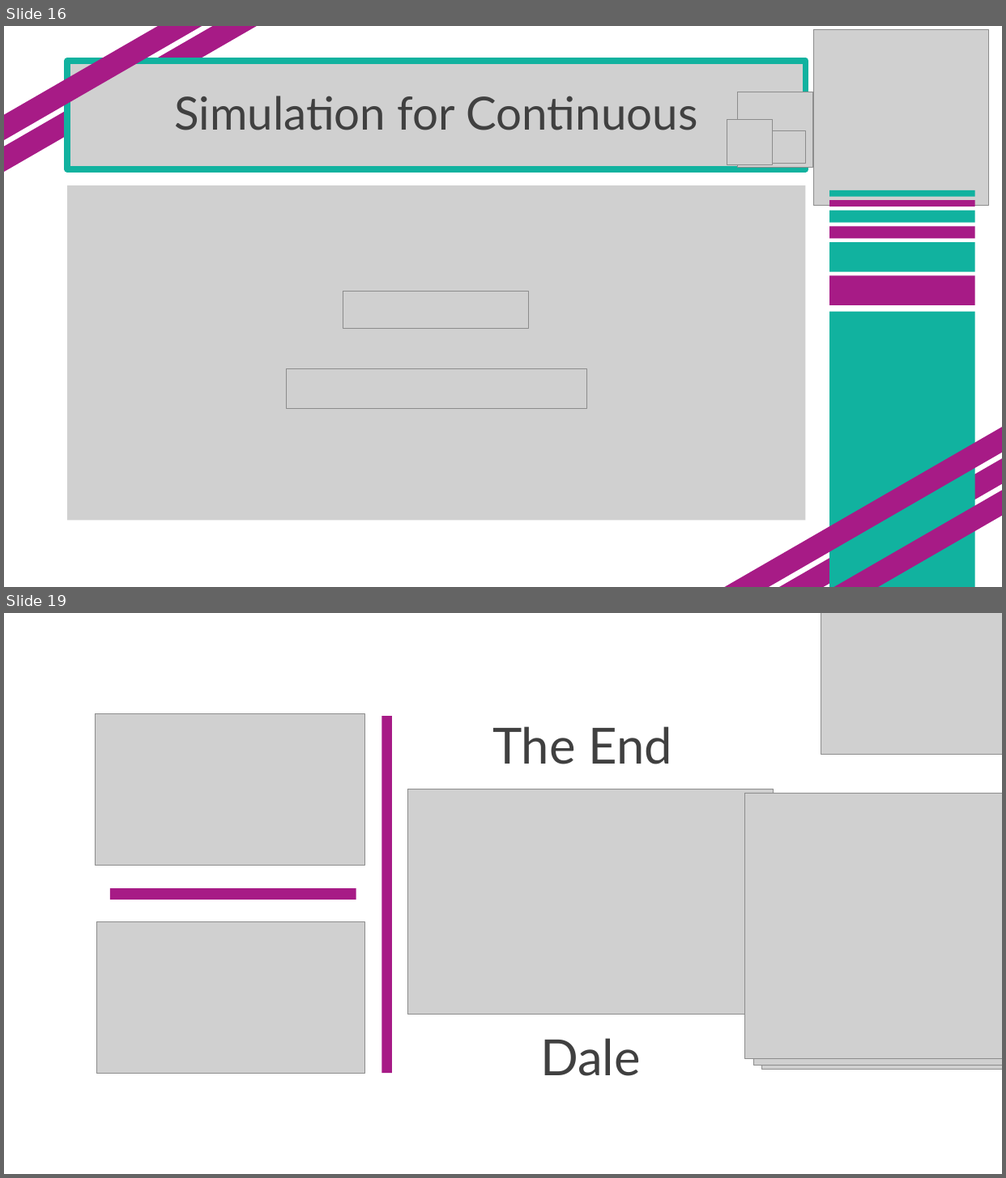
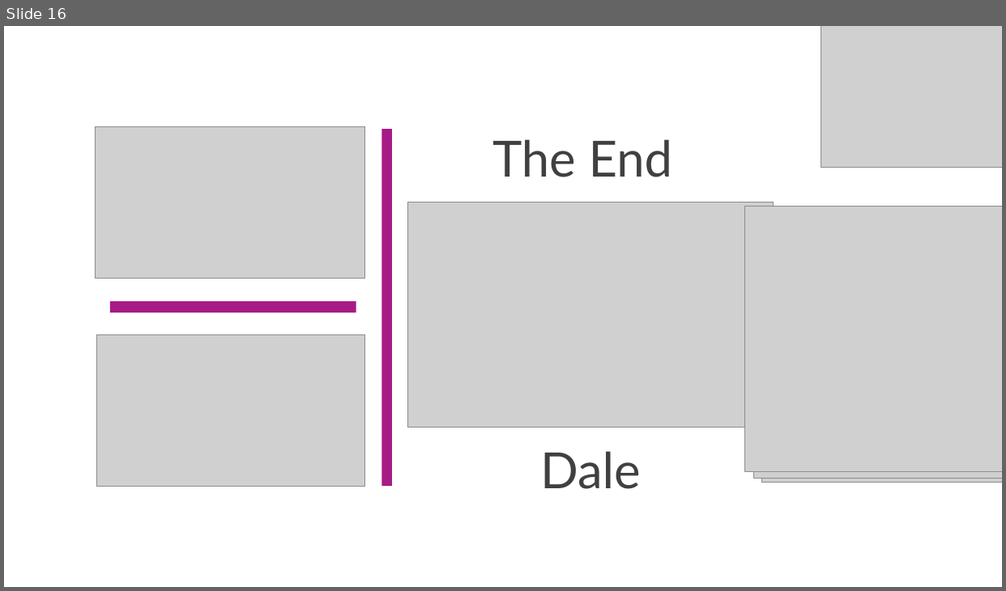
Before and after one commit to SuperMarioGiacomazzo/STOR305_WEBSITE, a slide deck: Lectures/Lecture 29/Lecture 29.pptx. Shown one above the other, each under a label of ours: slides 16 and 19 before the commit, slide 16 after it; the slides between them are not shown. The pictures are 1006x1178 and 1006x591 pixels, drawn with LibreOffice and Linux fonts; fonts in the diff are those of the drawing; grey boxes stand for pictures. Boxes give left, top, right and bottom in pixels: in the first picture for what was removed or moved away, otherwise in the second. Text is boxed around its words. In the diff, an @@ line names an element or a change of style, - is before the commit and + after.

```diff
--- a/Lectures/Lecture 29/Lecture 29.pptx
+++ b/Lectures/Lecture 29/Lecture 29.pptx
@@ slide 16 removed at box(4, 26, 1002, 587), background #FFFFFF @@
@@ rectangle removed at box(4, 26, 268, 184) @@
@@ rectangle removed at box(4, 26, 253, 160) @@
@@ picture removed at box(813, 30, 988, 205) @@
@@ picture removed at box(67, 63, 805, 170) @@
@@ title removed at box(68, 61, 806, 169) @@
-Simulation for Continuous
@@ picture removed at box(738, 92, 812, 168) @@
@@ picture removed at box(727, 120, 772, 165) @@
@@ picture removed at box(773, 130, 806, 164) @@
@@ picture removed at box(68, 186, 806, 521) @@
@@ rectangle removed at box(829, 190, 975, 197) @@
@@ rectangle removed at box(829, 200, 975, 207) @@
@@ rectangle removed at box(829, 210, 975, 222) @@
@@ rectangle removed at box(829, 227, 975, 238) @@
@@ rectangle removed at box(829, 242, 975, 272) @@
@@ picture removed at box(343, 291, 530, 328) @@
@@ rectangle removed at box(829, 276, 975, 306) @@
@@ rectangle removed at box(829, 312, 975, 587) @@
@@ picture removed at box(286, 369, 587, 409) @@
@@ rectangle removed at box(701, 408, 1002, 587) @@
@@ rectangle removed at box(765, 431, 1002, 587) @@
@@ rectangle removed at box(778, 455, 1002, 587) @@
@@ what was slide 19 is now slide 16 @@
```
Also in this commit, not shown: 2 other slides removed, 42 other files.
